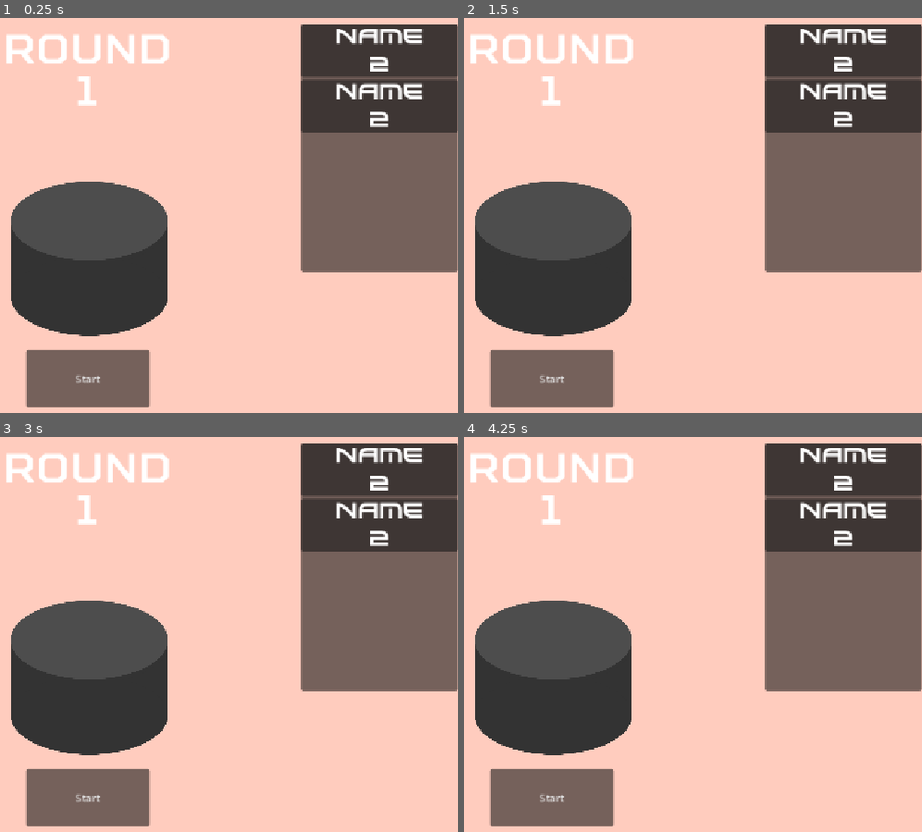
Above: before the commit, frames 1-4 (two rows, left to right).
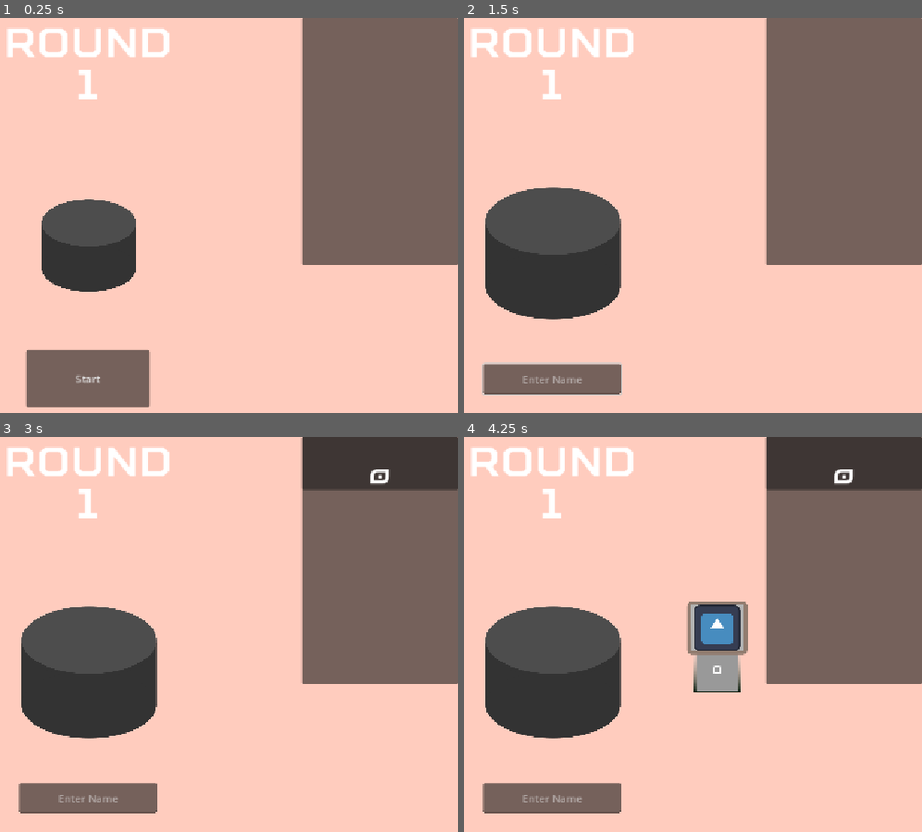
Above: after the commit, the same moments.

Repository: Huntpkmn/ColesseumofAIIPD
Game: Godot game, scene res://src/baselevel.tscn
Same seed, same stepped clock (60 frames per second), same inputs: the game is played once before the commit and once after it. Before the commit the project has no main scene; this scene is started directly in both runs. The engine's default icon, where the game draws it, is replaced by a stand-in: a white triangle on a blue panel in a dark square.
Inputs (mouse positions are in pixels of both pictures, inside the frame that each line leads up to):
- Up to frame 1 (0.25 s): no input
- Up to frame 2 (1.5 s): click "Start" at 0.5 s; click (551, 377) at 1.25 s, where only the run before the commit has a clickable "Start"
- Up to frame 3 (3 s): click (87, 796) at 2 s, where only the run before the commit has a clickable "Start"; tap Enter at 2.75 s
- Up to frame 4 (4.25 s): no input

The runs differ from the first frame. In frame 1, 20% of the frame differs, in the area x 1-100%, y 0-81%; in frame 2, 18%; in frame 3, 15%; in frame 4, 17%.

Commit message:
Add base game

Diff:
--- /dev/null
+++ b/GameSection/BasicEnums.gd
@@ -0,0 +1,9 @@
+extends Node
+
+class_name GAME_ENV
+
+enum ACTIONS {COOPERATE, DEFECT}
+
+#Environment Settings
+var rounds = 50
+var player_type
--- a/GameSection/project.godot
+++ b/GameSection/project.godot
@@ -11,6 +11,7 @@
 [application]
 
 config/name="ColosseumOfAI"
+run/main_scene="uid://b4jci160uf5jg"
 config/features=PackedStringArray("4.5", "GL Compatibility")
 config/icon="res://icon.svg"
 
--- /dev/null
+++ b/GameSection/src/AIStrategy.gd
@@ -0,0 +1,9 @@
+extends Resource
+
+class_name AIStrategy
+
+enum TYPE {
+	PLAYER_CONTROLLED,
+	TXT,
+	ONLINE,
+}
--- a/GameSection/src/baselevel.gd
+++ b/GameSection/src/baselevel.gd
@@ -1,9 +1,12 @@
 extends Node2D
 
-var num_players = 2
+var MAX_ROUNDS = 50
+var num_players = 3
 @onready var Player = preload("res://src/player.tscn")
 const DISTANCE = 1000
 var players = []
+var points := {}
+var scores := {}
 
 signal round_count_change(new_amount)
 var round_count=0:
@@ -12,14 +15,14 @@
 		round_count_change.emit(round_count)
 
 func _ready() -> void:
-	round_count_change.connect($UI/UI.change_counter)
+	round_count_change.connect($OverallScore/UI.change_counter)
 	pass
 
 func set_up():
 	var table_pos = $Table.position
-	var zoomval =  1
+	var zoomval =  0.7
 	$Table/Table.scale = Vector2(0.4*(1/zoomval), 0.4*(1/zoomval))
-	$Camera2D.zoom = Vector2(zoomval,zoomval)
+	#$Camera2D.zoom = Vector2(zoomval,zoomval)
 	for i in range(num_players):
 		var p = Player.instantiate()
 		var angle = (2*PI/(num_players))*i
@@ -27,10 +30,97 @@
 		p.position = table_pos+Vector2.from_angle(angle)*DISTANCE*(1/zoomval)
 		players.append(p)
 		add_child(p)
+		points[p] = 0
+		$PlayerUI/PlayerUI/LineEdit.show()
+		p.set_player_name(await get_name)
 		var t = get_tree().create_tween()
 		t.tween_property(p, "position", table_pos+Vector2.from_angle(angle)*300*(1/zoomval), 1).set_trans(Tween.TRANS_SINE)
+		var score_board = preload("res://src/scoreAI.tscn").instantiate()
+		score_board.set_player(p)
+		scores[p] = score_board
+		$OverallScore/Scoreboard/PanelContainer/VBoxContainer.add_child(score_board)
+
+func _on_start_pressed() -> void:
+	$PlayerUI/PlayerUI/Start.hide()
+	await set_up()
+
+	game_loop()
 
 
-func _on_start_pressed() -> void:
-	set_up()
-	$PlayerUI/PlayerUI/Start.hide()
+func game_loop():
+
+	$OverallScore.show()
+	var changer = randi_range(-int(MAX_ROUNDS*0.05),int(MAX_ROUNDS*0.05))
+	for i in range(MAX_ROUNDS+changer):
+
+		round_count +=1
+		var actions = []
+		var tweenmod = get_tree().create_tween()
+		$TargetPlayer.global_position = $Table.global_position
+		tweenmod.tween_property($TargetPlayer,"modulate:a", 1, 0.5).set_trans(Tween.TRANS_SINE)
+
+		for p in players:
+			var tween = get_tree().create_tween()
+
+			tween.tween_property($TargetPlayer,"position", p.global_position, 0.3).set_trans(Tween.TRANS_SINE)
+			#tween.parallel().tween_property($TargetPlayer,"scale", p.position, 0.2)
+			var action = await p.get_action(players)
+			actions.append(action)
+
+			#await get_tree().create_timer(0.1).timeout
+		tweenmod = get_tree().create_tween()
+		tweenmod.tween_property($TargetPlayer,"modulate:a", 0, 0.2).set_trans(Tween.TRANS_SINE)
+		await get_tree().create_timer(0.2).timeout
+		var xi = 0
+		var yi = 0
+		while xi < len(players):
+			while yi+(len(players)-xi) < len(players):
+				if actions[xi] == 0 and actions[yi] == 0:
+					points[players[xi]] += 1
+					points[players[yi]] += 1
+					pass
+				elif actions[xi] == 1 and actions[yi] == 0:
+					points[players[xi]] += 0
+					points[players[yi]] += 5
+					pass
+				elif actions[xi] == 0 and actions[yi] == 1:
+					points[players[xi]] += 5
+					points[players[yi]] += 0
+					pass
+				elif actions[xi] == 1 and actions[yi] == 1:
+					points[players[xi]] += 3
+					points[players[yi]] += 3
+				yi+=1
+			xi+=1
+		update_score_board(points)
+
+func update_score_board(new_points):
+	var temp_points = new_points.values()
+	var i = 0
+	for p in players:
+		scores.get(p).set_score(temp_points[i])
+		i += 1
+
+func ask_decision():
+	$PlayerUI/PlayerUI/Cooperate.show()
+	$PlayerUI/PlayerUI/Defect.show()
+	return await answer
+
+
+
+
+signal answer(answer)
+func _on_cooperate_pressed() -> void:
+	$PlayerUI/PlayerUI/Cooperate.hide()
+	answer.emit(true)
+
+
+func _on_defect_pressed() -> void:
+	$PlayerUI/PlayerUI/Defect.hide()
+	answer.emit(false)
+
+signal get_name(new_name:String)
+func _on_line_edit_text_submitted(new_text: String) -> void:
+	$PlayerUI/PlayerUI/LineEdit.hide()
+	$PlayerUI/PlayerUI/LineEdit.clear()
+	get_name.emit(new_text)
--- a/GameSection/src/baselevel.tscn
+++ b/GameSection/src/baselevel.tscn
@@ -1,16 +1,11 @@
-[gd_scene load_steps=7 format=3 uid="uid://b4jci160uf5jg"]
+[gd_scene load_steps=5 format=3 uid="uid://b4jci160uf5jg"]
 
 [ext_resource type="Texture2D" uid="uid://dnlnhp2aads8f" path="res://assets/table.svg" id="1_gueg4"]
 [ext_resource type="Script" uid="uid://cg7pcx13t4ly6" path="res://src/baselevel.gd" id="1_wijdo"]
-[ext_resource type="FontFile" uid="uid://bb4oqfclkas0t" path="res://assets/Xirod.otf" id="3_1emm4"]
 [ext_resource type="Script" uid="uid://df8bm13a4yp36" path="res://src/ui.gd" id="3_58ipc"]
 [ext_resource type="Theme" uid="uid://n45jogdf8j1u" path="res://src/player.tres" id="4_1emm4"]
 
-[sub_resource type="Theme" id="Theme_31dkl"]
-default_font = ExtResource("3_1emm4")
-default_font_size = 32
-
-[node name="BasicScene" type="Node2D"]
+[node name="BasicScene" type="Node2D" groups=["main"]]
 y_sort_enabled = true
 script = ExtResource("1_wijdo")
 
@@ -34,7 +29,25 @@
 scale = Vector2(0.4, 0.4)
 texture = ExtResource("1_gueg4")
 
+[node name="TargetPlayer" type="Node2D" parent="."]
+modulate = Color(1, 1, 1, 0)
+
+[node name="Target" type="ColorRect" parent="TargetPlayer"]
+anchors_preset = 8
+anchor_left = 0.5
+anchor_top = 0.5
+anchor_right = 0.5
+anchor_bottom = 0.5
+offset_left = -107.5
+offset_top = -133.5
+offset_right = 107.5
+offset_bottom = 133.5
+grow_horizontal = 2
+grow_vertical = 2
+color = Color(0.28235295, 1, 1, 0.5529412)
+
 [node name="PlayerUI" type="CanvasLayer" parent="."]
+layer = 3
 
 [node name="PlayerUI" type="Control" parent="PlayerUI"]
 layout_mode = 3
@@ -59,12 +72,42 @@
 grow_vertical = 0
 text = "Start"
 
+[node name="Cooperate" type="Button" parent="PlayerUI/PlayerUI"]
+visible = false
+layout_mode = 0
+anchor_left = 0.5911458
+anchor_top = 0.80401236
+anchor_right = 0.7213542
+anchor_bottom = 0.9259259
+text = "Cooperate"
+metadata/_edit_use_anchors_ = true
+
+[node name="Defect" type="Button" parent="PlayerUI/PlayerUI"]
+visible = false
+layout_mode = 0
+anchor_left = 0.2751736
+anchor_top = 0.8055556
+anchor_right = 0.40625
+anchor_bottom = 0.9243827
+text = "Defect"
+metadata/_edit_use_anchors_ = true
+
+[node name="LineEdit" type="LineEdit" parent="PlayerUI/PlayerUI"]
+visible = false
+layout_mode = 0
+offset_left = 469.0
+offset_top = 539.0
+offset_right = 684.0
+offset_bottom = 586.0
+placeholder_text = "Enter Name"
+alignment = 1
+
 [node name="Camera2D" type="Camera2D" parent="."]
 position = Vector2(577, 314)
+zoom = Vector2(0.6, 0.6)
 
-[node name="OverallScore" type="CanvasLayer" parent="."]
+[node name="OverallScore" type="CanvasLayer" parent="." groups=["ScoreUI"]]
 layer = 3
-follow_viewport_enabled = true
 
 [node name="Scoreboard" type="Control" parent="OverallScore"]
 layout_mode = 3
@@ -73,7 +116,7 @@
 anchor_bottom = 1.0
 grow_horizontal = 2
 grow_vertical = 2
-metadata/_edit_use_anchors_ = true
+mouse_filter = 2
 
 [node name="PanelContainer" type="PanelContainer" parent="OverallScore/Scoreboard"]
 layout_mode = 1
@@ -87,55 +130,7 @@
 [node name="VBoxContainer" type="VBoxContainer" parent="OverallScore/Scoreboard/PanelContainer"]
 layout_mode = 2
 
-[node name="Score" type="MarginContainer" parent="OverallScore/Scoreboard/PanelContainer/VBoxContainer"]
-layout_mode = 2
-
-[node name="Score" type="PanelContainer" parent="OverallScore/Scoreboard/PanelContainer/VBoxContainer/Score"]
-layout_mode = 2
-theme = SubResource("Theme_31dkl")
-
-[node name="VBoxContainer" type="VBoxContainer" parent="OverallScore/Scoreboard/PanelContainer/VBoxContainer/Score/Score"]
-layout_mode = 2
-
-[node name="Name" type="Label" parent="OverallScore/Scoreboard/PanelContainer/VBoxContainer/Score/Score/VBoxContainer"]
-layout_mode = 2
-text = "Name"
-horizontal_alignment = 1
-vertical_alignment = 1
-
-[node name="Score" type="Label" parent="OverallScore/Scoreboard/PanelContainer/VBoxContainer/Score/Score/VBoxContainer"]
-layout_mode = 2
-text = "2"
-horizontal_alignment = 1
-vertical_alignment = 1
-
-[node name="Score2" type="MarginContainer" parent="OverallScore/Scoreboard/PanelContainer/VBoxContainer"]
-layout_mode = 2
-
-[node name="Score" type="PanelContainer" parent="OverallScore/Scoreboard/PanelContainer/VBoxContainer/Score2"]
-layout_mode = 2
-theme = SubResource("Theme_31dkl")
-
-[node name="VBoxContainer" type="VBoxContainer" parent="OverallScore/Scoreboard/PanelContainer/VBoxContainer/Score2/Score"]
-layout_mode = 2
-
-[node name="Name" type="Label" parent="OverallScore/Scoreboard/PanelContainer/VBoxContainer/Score2/Score/VBoxContainer"]
-layout_mode = 2
-text = "Name"
-horizontal_alignment = 1
-vertical_alignment = 1
-
-[node name="Score" type="Label" parent="OverallScore/Scoreboard/PanelContainer/VBoxContainer/Score2/Score/VBoxContainer"]
-layout_mode = 2
-text = "2"
-horizontal_alignment = 1
-vertical_alignment = 1
-
-[node name="UI" type="CanvasLayer" parent="."]
-layer = 2
-follow_viewport_enabled = true
-
-[node name="UI" type="Control" parent="UI"]
+[node name="UI" type="Control" parent="OverallScore"]
 layout_mode = 3
 anchors_preset = 15
 anchor_right = 1.0
@@ -146,7 +141,7 @@
 script = ExtResource("3_58ipc")
 metadata/_edit_use_anchors_ = true
 
-[node name="Round" type="Label" parent="UI/UI"]
+[node name="Round" type="Label" parent="OverallScore/UI"]
 layout_mode = 1
 anchors_preset = 5
 anchor_left = 0.5
@@ -158,7 +153,7 @@
 theme = ExtResource("4_1emm4")
 text = "Round"
 
-[node name="Counter" type="Label" parent="UI/UI"]
+[node name="Counter" type="Label" parent="OverallScore/UI"]
 layout_mode = 1
 anchors_preset = 5
 anchor_left = 0.5
@@ -174,3 +169,6 @@
 vertical_alignment = 1
 
 [connection signal="pressed" from="PlayerUI/PlayerUI/Start" to="." method="_on_start_pressed"]
+[connection signal="pressed" from="PlayerUI/PlayerUI/Cooperate" to="." method="_on_cooperate_pressed"]
+[connection signal="pressed" from="PlayerUI/PlayerUI/Defect" to="." method="_on_defect_pressed"]
+[connection signal="text_submitted" from="PlayerUI/PlayerUI/LineEdit" to="." method="_on_line_edit_text_submitted"]
--- a/GameSection/src/player.gd
+++ b/GameSection/src/player.gd
@@ -1,10 +1,13 @@
 extends Node2D
 
+var strategy : AIStrategy
 var ai_name := "Null"
 var color = Color8(0,0,0)
 # Called when the node enters the scene tree for the first time.
 func _ready() -> void:
+	pass
 
+func set_up():
 	var hash = ai_name.hash()
 	var r = (hash & 0xFF0000) >> 16
 	var g = (hash & 0x00FF00) >> 8
@@ -13,7 +16,25 @@
 	color = Color8(r,g,b)
 	$Character/ColorBox.texture.get_gradient().set_color(0,color)
 
+func get_action(players)->int:
+	var items = []
+	for i in range(len(players)):
+		var item = 0
+		if players[i] == self:
+			item = 1
+			continue
+		item = await get_tree().get_first_node_in_group("main").ask_decision()
+		#CHange color here as well
+		item = 1 if item else 0
+		if item == 0:
+			$Character/Decision.color = Color(1.0, 0.0, 0.0, 0.612)
+		else:
+			$Character/Decision.color = Color(0.417, 0.604, 0.0, 0.612)
+		$Character/Decision.show()
+		items.append(item)
+	return items
 
-# Called every frame. 'delta' is the elapsed time since the previous frame.
-func _process(delta: float) -> void:
-	pass
+
+func set_player_name(new_name:String):
+	ai_name = new_name
+	set_up()
--- a/GameSection/src/player.tscn
+++ b/GameSection/src/player.tscn
@@ -6,9 +6,11 @@
 [ext_resource type="Theme" uid="uid://n45jogdf8j1u" path="res://src/player.tres" id="3_bktlc"]
 
 [sub_resource type="Gradient" id="Gradient_pg28d"]
+resource_local_to_scene = true
 colors = PackedColorArray(1, 0.8901961, 0, 1, 1, 1, 1, 0)
 
 [sub_resource type="GradientTexture1D" id="GradientTexture1D_21lrq"]
+resource_local_to_scene = true
 gradient = SubResource("Gradient_pg28d")
 
 [node name="Player" type="Node2D"]
@@ -17,6 +19,15 @@
 [node name="Character" type="Sprite2D" parent="."]
 scale = Vector2(0.5, 0.5)
 texture = ExtResource("1_gmfve")
+
+[node name="Decision" type="ColorRect" parent="Character"]
+visible = false
+show_behind_parent = true
+offset_left = -210.0
+offset_top = -240.0
+offset_right = 210.0
+offset_bottom = 42.0
+color = Color(1.2003537, 0.12104194, 0, 0.5411765)
 
 [node name="ColorBox" type="TextureRect" parent="Character"]
 show_behind_parent = true
--- /dev/null
+++ b/GameSection/src/scoreAI.tscn
@@ -0,0 +1,30 @@
+[gd_scene load_steps=4 format=3 uid="uid://bnxsqg3opkv35"]
+
+[ext_resource type="FontFile" uid="uid://bb4oqfclkas0t" path="res://assets/Xirod.otf" id="1_8tr4k"]
+[ext_resource type="Script" uid="uid://b5vxniqjve1nf" path="res://src/score_ai.gd" id="1_vxpch"]
+
+[sub_resource type="Theme" id="Theme_31dkl"]
+default_font = ExtResource("1_8tr4k")
+default_font_size = 32
+
+[node name="Score" type="MarginContainer"]
+script = ExtResource("1_vxpch")
+
+[node name="Score" type="PanelContainer" parent="."]
+layout_mode = 2
+theme = SubResource("Theme_31dkl")
+
+[node name="VBoxContainer" type="VBoxContainer" parent="Score"]
+layout_mode = 2
+
+[node name="Name" type="Label" parent="Score/VBoxContainer"]
+layout_mode = 2
+text = "Name"
+horizontal_alignment = 1
+vertical_alignment = 1
+
+[node name="Score" type="Label" parent="Score/VBoxContainer"]
+layout_mode = 2
+text = "0"
+horizontal_alignment = 1
+vertical_alignment = 1
--- /dev/null
+++ b/GameSection/src/score_ai.gd
@@ -0,0 +1,7 @@
+extends MarginContainer
+
+func set_player(player):
+	$Score/VBoxContainer/Name.set_text(player.ai_name)
+
+func set_score(new_score:int):
+	$Score/VBoxContainer/Score.set_text(str(new_score))
Not shown, added: GameSection/BasicEnums.gd.uid
Not shown, added: GameSection/src/AIStrategy.gd.uid
Not shown, added: GameSection/src/score_ai.gd.uid
